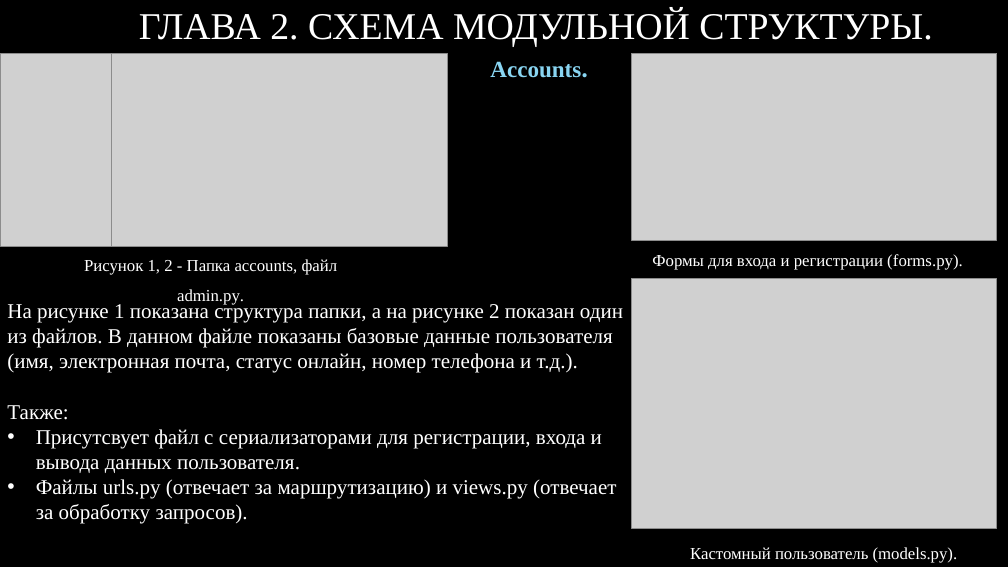
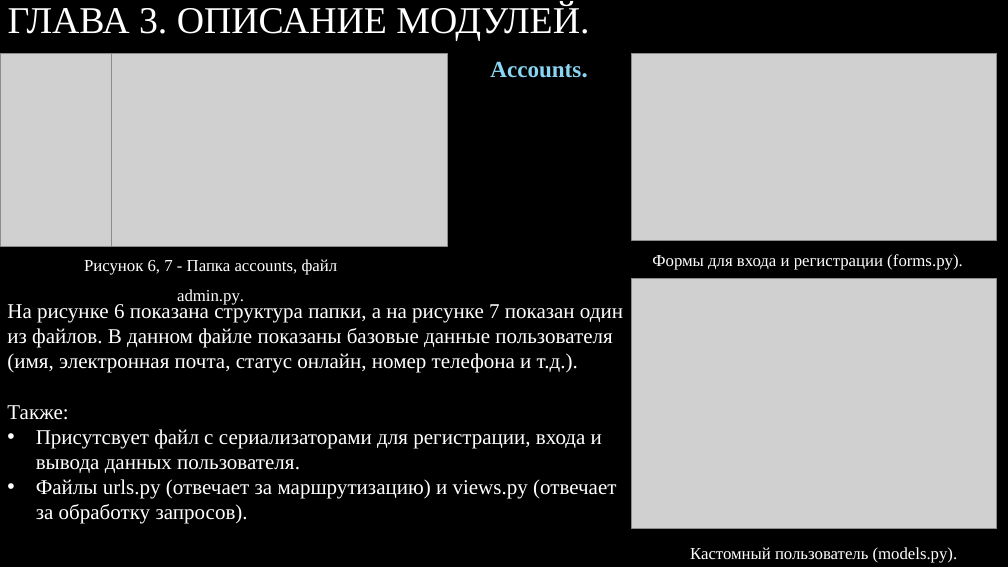
Before and after one commit to n1lhsss/YP04, a slide deck: slide 6 of Презентация Microsoft PowerPoint.pptx (slide 4 before the commit). Drawn at 1008x567 pixels with LibreOffice and Linux fonts; fonts in the diff are those of the drawing; grey boxes stand for pictures; background and template pictures are left out. Boxes give left, top, right and bottom in pixels: in the first picture for what was removed or moved away, otherwise in the second. Text is boxed around its words. In the diff, an @@ line names an element or a change of style, - is before the commit and + after.

```diff
--- a/Презентация Microsoft PowerPoint.pptx
+++ b/Презентация Microsoft PowerPoint.pptx
@@ title at box(8, 4, 589, 41): text changed @@
-ГЛАВА 2. СХЕМА МОДУЛЬНОЙ СТРУКТУРЫ.
+ГЛАВА 3. ОПИСАНИЕ МОДУЛЕЙ.
@@ text at box(84, 259, 338, 305): text changed @@
-Рисунок 1, 2 - Папка accounts, файл admin.py.
+Рисунок 6, 7 - Папка accounts, файл admin.py.
@@ text at box(7, 301, 623, 373): text changed @@
-На рисунке 1 показана структура папки, а на рисунке 2 показан один из файлов. В данном файле показаны базовые данные пользователя (имя, электронная почта, статус онлайн, номер телефона и т.д.).
+На рисунке 6 показана структура папки, а на рисунке 7 показан один из файлов. В данном файле показаны базовые данные пользователя (имя, электронная почта, статус онлайн, номер телефона и т.д.).
```
Also in this commit, not shown: 7 other slides changed, 4 slides added, 2 other files.
